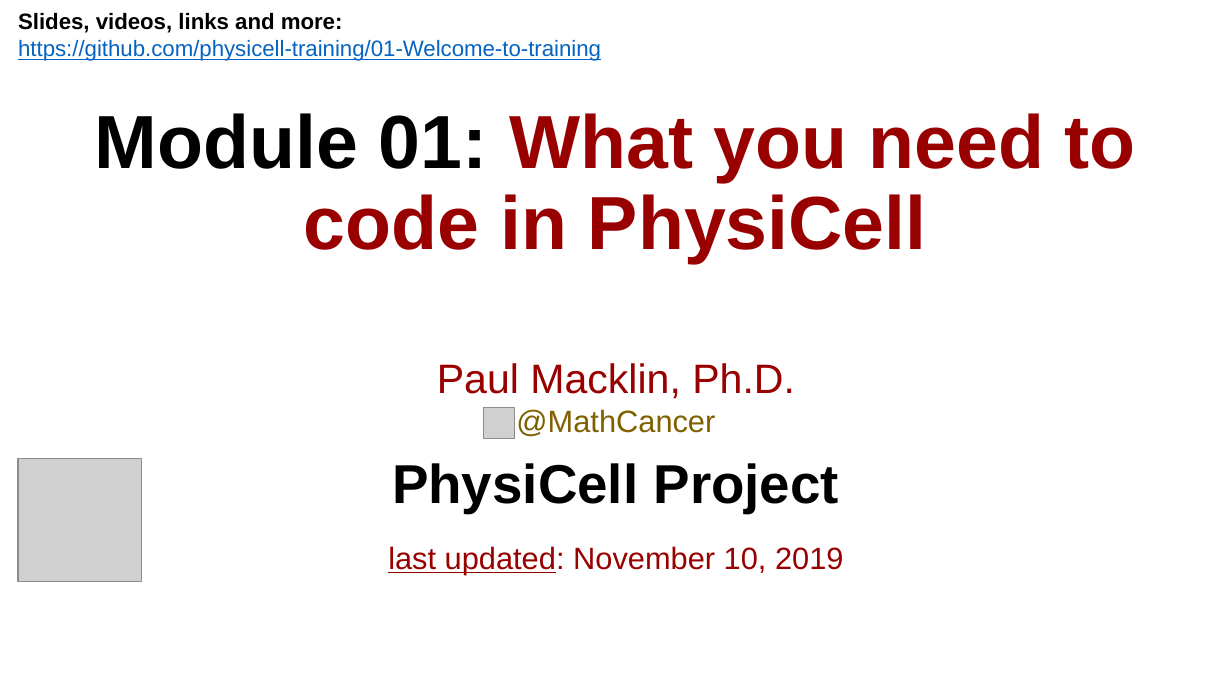
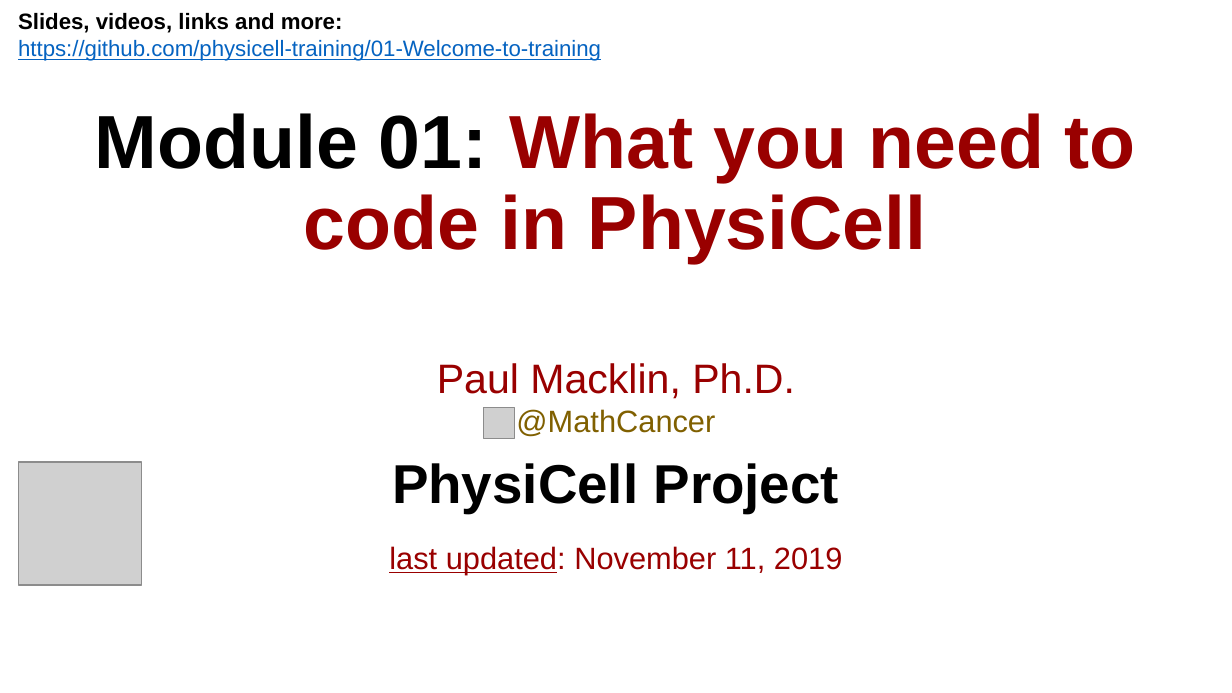
Before and after one commit to physicell-training/00-What-you-need, a slide deck: slide 1 of pptx_source/01-What-you-need.pptx. Drawn at 1232x693 pixels with LibreOffice and Linux fonts; fonts in the diff are those of the drawing; grey boxes stand for pictures; background and template pictures are left out. Boxes give left, top, right and bottom in pixels: in the first picture for what was removed or moved away, otherwise in the second. Text is boxed around its words. In the diff, an @@ line names an element or a change of style, - is before the commit and + after.

```diff
--- a/pptx_source/01-What-you-need.pptx
+++ b/pptx_source/01-What-you-need.pptx
@@ picture moved from (x1=18, y1=458, x2=142, y2=582) to (x1=18, y1=462, x2=142, y2=585) @@
@@ text at (x1=389, y1=546, x2=842, y2=574): text changed @@
-last updated: November 10, 2019
+last updated: November 11, 2019
```
Also in this commit, not shown: 2 other slides changed, 1 slide added, 1 slide removed, 3 other files.
